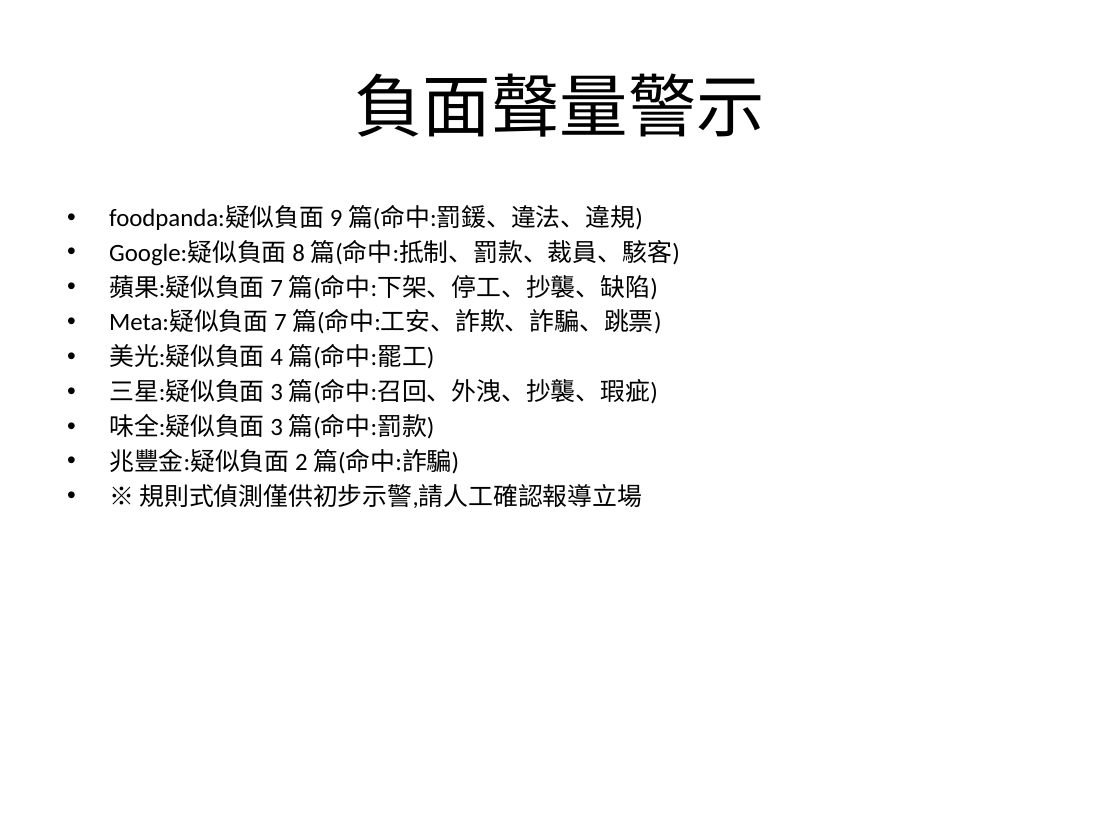
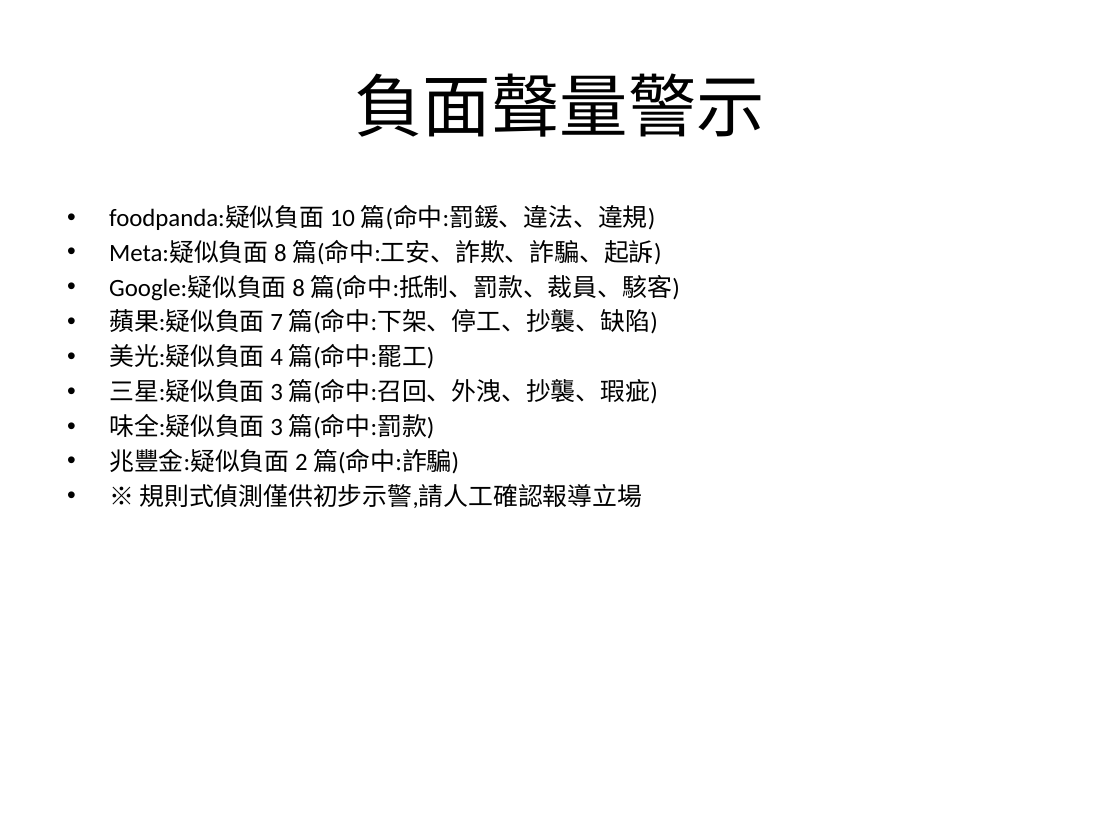
Before and after one commit to AndyChen825/industry-monitor, a slide deck: slide 6 of docs/reports/台灣產業趨勢監測週報_2026-09-07_2026-09-14.pptx. Drawn at 1120x840 pixels with LibreOffice and Linux fonts; fonts in the diff are those of the drawing. Boxes give left, top, right and bottom in pixels: in the first picture for what was removed or moved away, otherwise in the second. Text is boxed around its words. In the diff, an @@ line names an element or a change of style, - is before the commit and + after.

```diff
--- a/docs/reports/台灣產業趨勢監測週報_2026-09-07_2026-09-14.pptx
+++ b/docs/reports/台灣產業趨勢監測週報_2026-09-07_2026-09-14.pptx
@@ text at (x1=109, y1=205, x2=661, y2=265): text changed @@
-• foodpanda:疑似負面 9 篇(命中:罰鍰、違法、違規)
+• foodpanda:疑似負面 10 篇(命中:罰鍰、違法、違規)
+• Meta:疑似負面 8 篇(命中:工安、詐欺、詐騙、起訴)
@@ text at (x1=109, y1=309, x2=661, y2=334): paragraph removed @@
-• Meta:疑似負面 7 篇(命中:工安、詐欺、詐騙、跳票)
```
Also in this commit, not shown: 5 other slides changed, 6 other files.
